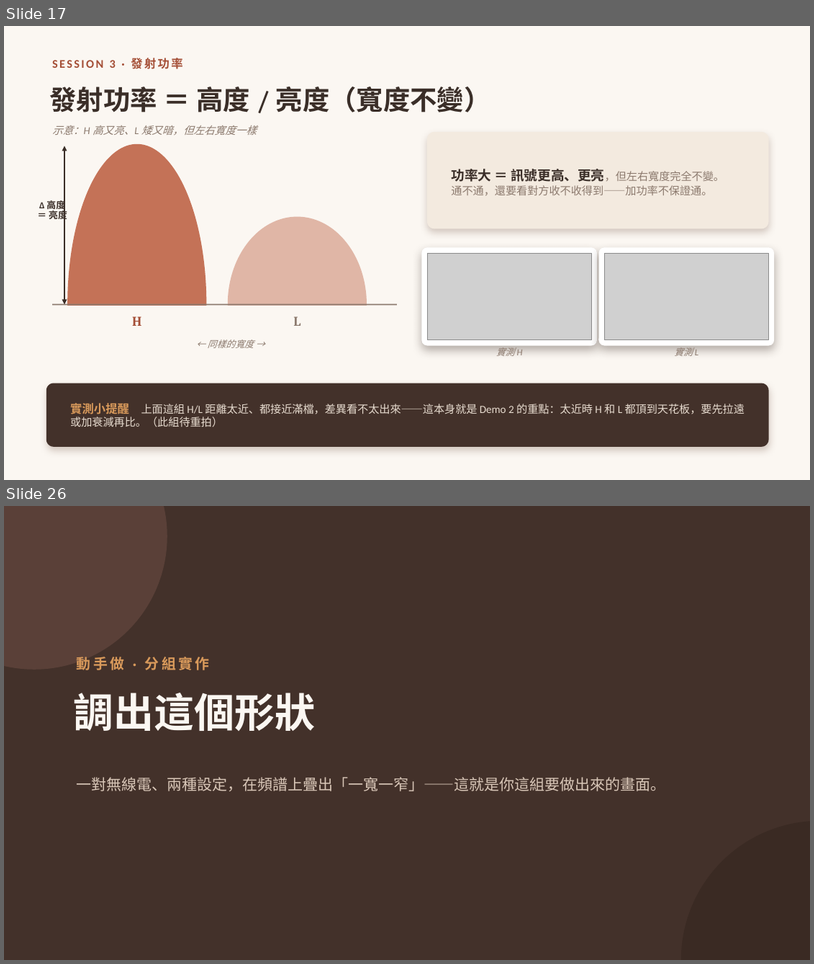
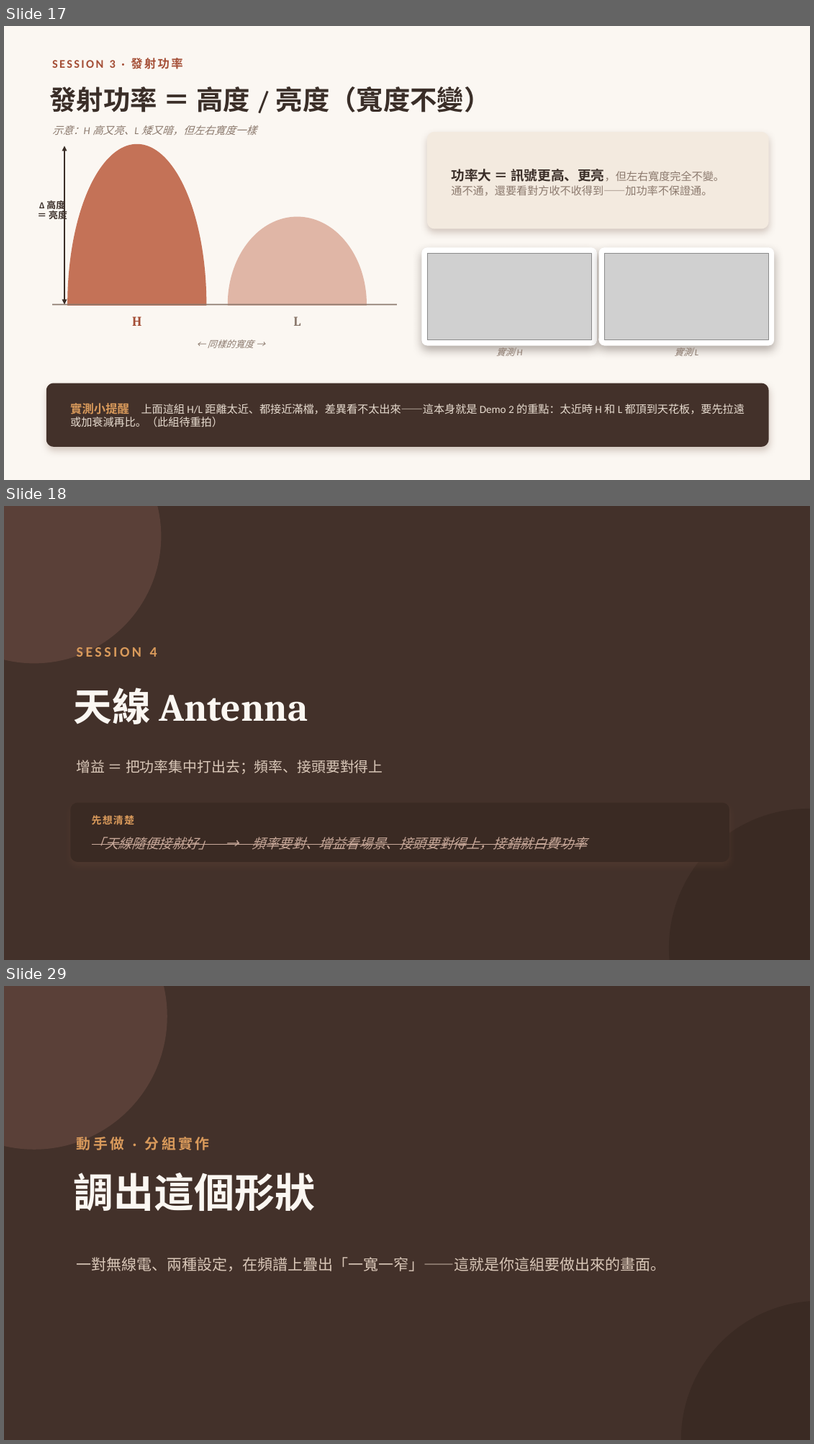
Before and after one commit to winson3QQ/Radio-Advanced, a slide deck: 投影片/進階無線電_課程投影片.pptx. Shown one above the other, each under a label of ours: slides 17 and 26 before the commit, slides 17, 18 and 29 after it; the slides between them are not shown. The pictures are 814x964 and 814x1444 pixels, drawn with LibreOffice and Linux fonts; fonts in the diff are those of the drawing; grey boxes stand for pictures. Boxes give left, top, right and bottom in pixels: in the first picture for what was removed or moved away, otherwise in the second. Text is boxed around its words. In the diff, an @@ line names an element or a change of style, - is before the commit and + after.

```diff
--- a/投影片/進階無線電_課程投影片.pptx
+++ b/投影片/進階無線電_課程投影片.pptx
@@ slide 18 added at [4,506,810,960], background #43312A @@
@@ ellipse added at [4,506,161,663], fill #5A4038 @@
@@ text added at [77,647,157,656], 17 pt, text #D99A5B, bold @@
+SESSION 4
@@ text added at [73,687,308,724], 46 pt, text #FBF7F2, bold @@
+天線 Antenna
@@ text added at [77,759,383,774], 17 pt, text #D9C7B8 @@
+增益 ＝ 把功率集中打出去；頻率、接頭要對得上
@@ rounded rectangle added at [70,803,730,862], fill #3A2A23 @@
@@ text added at [92,815,134,824], 12 pt, text #D99A5B, bold @@
+先想清楚
@@ ellipse added at [669,808,810,960], fill #3A2A23 @@
@@ text added at [92,836,587,849], 16 pt, text #C9A99A, italic, strikethrough @@
+「天線隨便接就好」 → 頻率要對、增益看場景、接頭要對得上，接錯就白費功率
@@ what was slide 26 is now slide 29 @@
```
Also in this commit, not shown: 15 slides changed, 3 other slides added, 2 other files.
